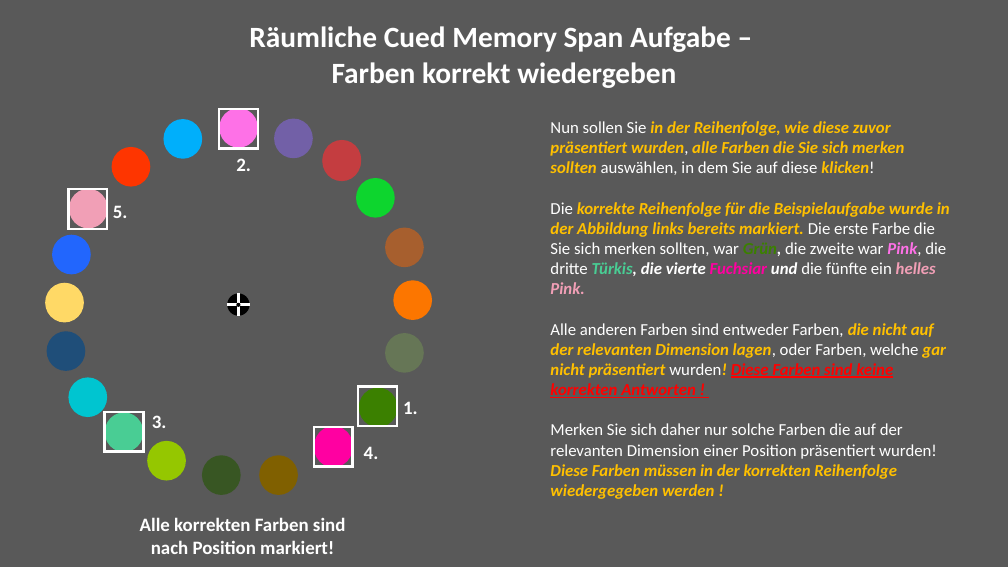
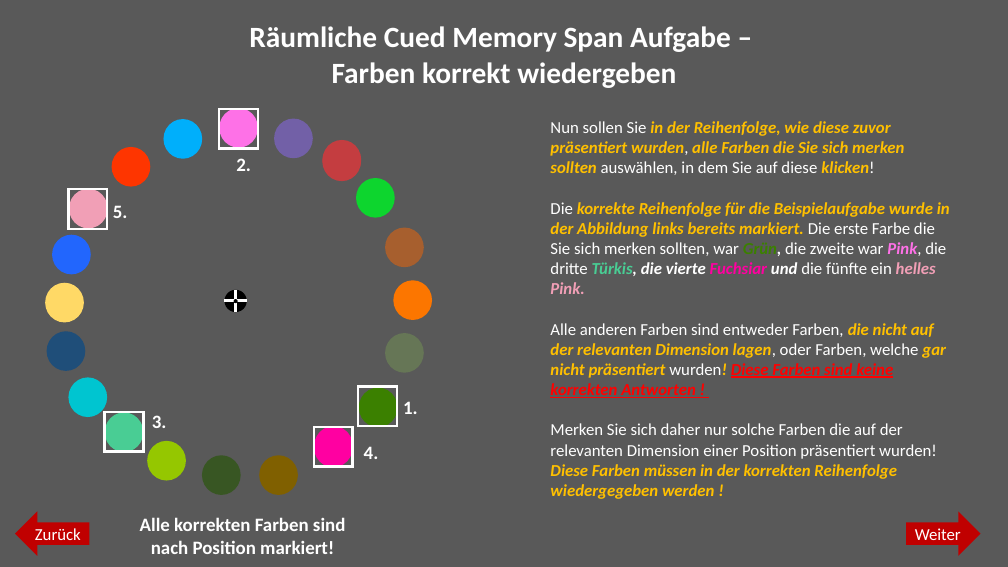
Before and after one commit to jgman86/neurocognitive-psychometrics, a slide deck: slide 10 of M3-ExpSpatial/Instructions/Instructions_spatial.pptx. Drawn at 1008x567 pixels with LibreOffice and Linux fonts; fonts in the diff are those of the drawing. Boxes give left, top, right and bottom in pixels: in the first picture for what was removed or moved away, otherwise in the second. Text is boxed around its words. In the diff, an @@ line names an element or a change of style, - is before the commit and + after.

```diff
--- a/M3-ExpSpatial/Instructions/Instructions_spatial.pptx
+++ b/M3-ExpSpatial/Instructions/Instructions_spatial.pptx
@@ line moved from (238, 293) - (238, 316) to (236, 290) - (236, 312) @@
@@ 2 ellipses, 1 line: place and size @@
-2 ellipses, 1 line at bbox=[228, 293, 250, 316]
+2 ellipses, 1 line at bbox=[225, 290, 247, 312]
@@ left arrow added at bbox=[15, 511, 89, 556], fill #C00000, 16 pt, text #FFFFFF @@
+Zurück
@@ right arrow added at bbox=[907, 511, 981, 556], fill #C00000, 16 pt, text #FFFFFF @@
+Weiter
```
Also in this commit, not shown: 9 other slides changed, 3 other files.
